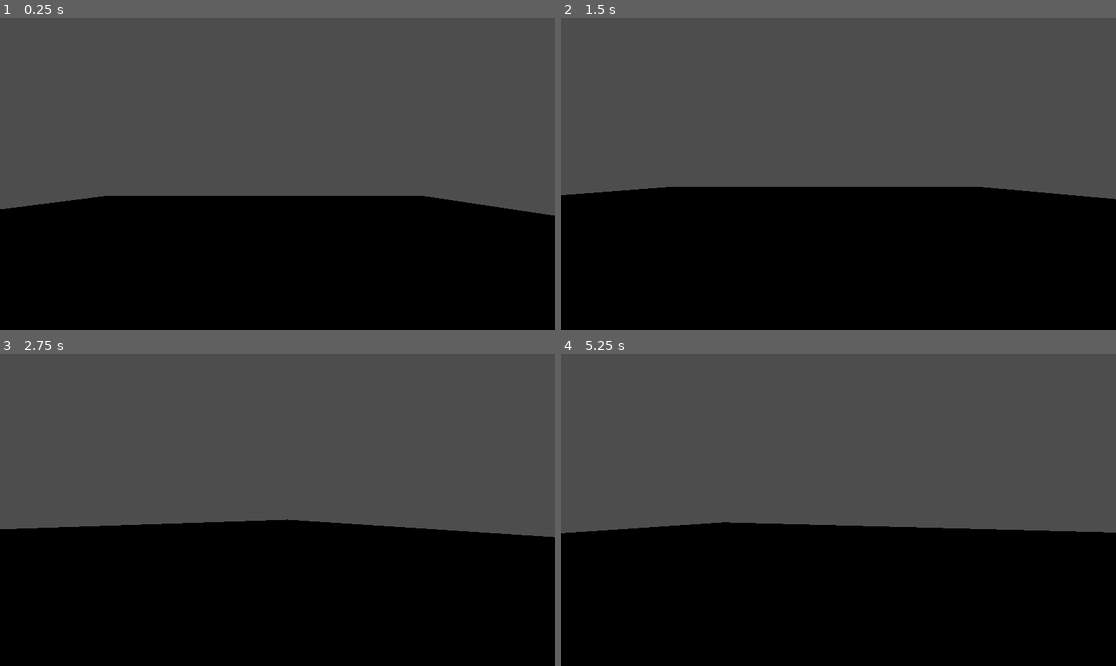
Above: before the commit, frames 1-4 (two rows, left to right).
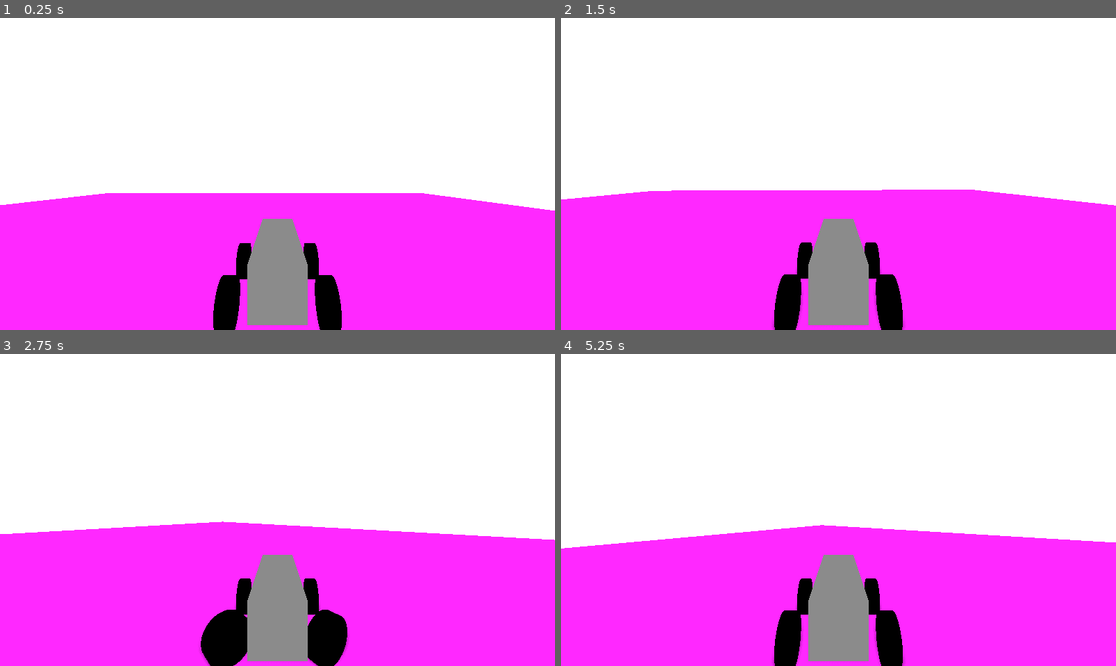
Above: after the commit, the same moments.

Repository: dmytrokadar/supermarket-exaduration
Game: Godot game, scene res://Scenes/supermarket.tscn
Two runs of this game, one before a commit and one after it. Both use one fixed random seed, a clock stepped at 60 frames per second and the inputs below.
Inputs:
- Up to frame 1 (0.25 s): no input
- Up to frame 2 (1.5 s): hold D (right) 0.53-1.28 s; tap Enter at 1.25 s; hold S (backward) from 1.28 s (still down)
- Up to frame 3 (2.75 s): tap Space at 2 s; release S (backward) at 2.03 s; hold D (right) from 2.03 s (still down)
- Up to frame 4 (5.25 s): release D (right) at 2.78 s; hold W (forward) 2.78-3.53 s; hold A (left) 3.53-5.03 s; hold S (backward) from 5.03 s (still down)

The runs differ from the first frame. In frame 1, 98% of the frame differs, in the area x 0-100%, y 0-100%; in frame 2, 98%; in frame 3, 97%; in frame 4, 98%.

Commit message:
improved vehicle movement

Diff:
--- /dev/null
+++ b/Assets/new_environment.tres
@@ -0,0 +1,8 @@
+[gd_resource type="Environment" format=3 uid="uid://c2r1ycyyotq0r"]
+
+[resource]
+background_mode = 1
+background_color = Color(1, 1, 1, 1)
+ssao_enabled = true
+sdfgi_enabled = true
+volumetric_fog_length = 500.0
--- a/Assets/player.tscn
+++ b/Assets/player.tscn
@@ -10,9 +10,14 @@
 [sub_resource type="StandardMaterial3D" id="StandardMaterial3D_tpd1a"]
 albedo_color = Color(0, 0, 0, 1)
 
+[sub_resource type="CylinderMesh" id="CylinderMesh_tpd1a"]
+material = SubResource("StandardMaterial3D_tpd1a")
+height = 0.3
+
 [node name="Player" type="VehicleBody3D" unique_id=1739713839]
 axis_lock_angular_x = true
 axis_lock_angular_z = true
+brake = 0.4
 script = ExtResource("1_tpd1a")
 
 [node name="MeshInstance3D" type="MeshInstance3D" parent="." unique_id=1200328197]
@@ -25,39 +30,59 @@
 
 [node name="VehicleWheel3D" type="VehicleWheel3D" parent="." unique_id=805692226]
 transform = Transform3D(-1, 0, -8.742278e-08, 0, 1, 0, 8.742278e-08, 0, -1, 1, 0, 1)
+brake = 0.4
+wheel_roll_influence = 0.5
+suspension_travel = 0.1
+suspension_stiffness = 200.0
+damping_compression = 5.0
+damping_relaxation = 5.0
 
-[node name="CSGCylinder3D" type="CSGCylinder3D" parent="VehicleWheel3D" unique_id=553213421]
+[node name="MeshInstance3D" type="MeshInstance3D" parent="VehicleWheel3D" unique_id=1034273742]
 transform = Transform3D(-4.371139e-08, -1, 0, 1, -4.371139e-08, 0, 0, 0, 1, 0, 0, 0)
-height = 0.37390137
-material = SubResource("StandardMaterial3D_tpd1a")
+mesh = SubResource("CylinderMesh_tpd1a")
 
 [node name="VehicleWheel3D2" type="VehicleWheel3D" parent="." unique_id=321294429]
 transform = Transform3D(-1, 0, -8.742278e-08, 0, 1, 0, 8.742278e-08, 0, -1, -1, 0, 1)
+brake = 0.4
+wheel_roll_influence = 0.5
+suspension_travel = 0.1
+suspension_stiffness = 200.0
+damping_compression = 5.0
+damping_relaxation = 5.0
 
-[node name="CSGCylinder3D2" type="CSGCylinder3D" parent="VehicleWheel3D2" unique_id=675354362]
+[node name="MeshInstance3D2" type="MeshInstance3D" parent="VehicleWheel3D2" unique_id=1056291370]
 transform = Transform3D(-4.371139e-08, -1, 0, 1, -4.371139e-08, 0, 0, 0, 1, 0, 0, 0)
-height = 0.37390137
-material = SubResource("StandardMaterial3D_tpd1a")
+mesh = SubResource("CylinderMesh_tpd1a")
 
 [node name="VehicleWheel3D3" type="VehicleWheel3D" parent="." unique_id=2138158208]
 transform = Transform3D(-1, 0, -8.742278e-08, 0, 1, 0, 8.742278e-08, 0, -1, 1, 0, -1)
+brake = 0.4
 use_as_traction = true
 use_as_steering = true
+wheel_roll_influence = 0.5
+suspension_travel = 0.1
+suspension_stiffness = 200.0
+damping_compression = 5.0
+damping_relaxation = 5.0
 
-[node name="CSGCylinder3D3" type="CSGCylinder3D" parent="VehicleWheel3D3" unique_id=1046836820]
-transform = Transform3D(4.371139e-08, 1, -8.742278e-08, 1, -4.371139e-08, 0, -3.821371e-15, -8.742278e-08, -1, 0, 0, 0)
-height = 0.37390137
-material = SubResource("StandardMaterial3D_tpd1a")
+[node name="MeshInstance3D3" type="MeshInstance3D" parent="VehicleWheel3D3" unique_id=1643872665]
+transform = Transform3D(-4.371139e-08, -1, 0, 1, -4.371139e-08, 0, 0, 0, 1, 0, 0, 0)
+mesh = SubResource("CylinderMesh_tpd1a")
 
 [node name="VehicleWheel3D4" type="VehicleWheel3D" parent="." unique_id=2139117232]
 transform = Transform3D(-1, 0, -8.742278e-08, 0, 1, 0, 8.742278e-08, 0, -1, -1, 0, -1)
+brake = 0.4
 use_as_traction = true
 use_as_steering = true
+wheel_roll_influence = 0.5
+suspension_travel = 0.1
+suspension_stiffness = 200.0
+damping_compression = 5.0
+damping_relaxation = 5.0
 
-[node name="CSGCylinder3D4" type="CSGCylinder3D" parent="VehicleWheel3D4" unique_id=1307577679]
-transform = Transform3D(4.371139e-08, 1, -8.742278e-08, 1, -4.371139e-08, 0, -3.821371e-15, -8.742278e-08, -1, 0, 0, 0)
-height = 0.37390137
-material = SubResource("StandardMaterial3D_tpd1a")
+[node name="MeshInstance3D4" type="MeshInstance3D" parent="VehicleWheel3D4" unique_id=826986418]
+transform = Transform3D(-4.371139e-08, -1, 0, 1, -4.371139e-08, 0, 0, 0, 1, 0, 0, 0)
+mesh = SubResource("CylinderMesh_tpd1a")
 
 [node name="Camera3D" type="Camera3D" parent="." unique_id=755363507]
 transform = Transform3D(-1, 0, 8.742278e-08, 0, 1, 0, -8.742278e-08, 0, -1, 2.9146784e-07, 2.4613373, -5.130166)
--- a/Scenes/supermarket.tscn
+++ b/Scenes/supermarket.tscn
@@ -1,6 +1,7 @@
 [gd_scene format=3 uid="uid://rdhc64gaccvb"]
 
 [ext_resource type="PackedScene" uid="uid://c5ilpw40yvyvw" path="res://Assets/player.tscn" id="1_lhf1g"]
+[ext_resource type="Environment" uid="uid://c2r1ycyyotq0r" path="res://Assets/new_environment.tres" id="2_ubsb6"]
 
 [sub_resource type="StandardMaterial3D" id="StandardMaterial3D_v4j6i"]
 albedo_color = Color(1, 0.16862746, 1, 1)
@@ -8,7 +9,7 @@
 [node name="Supermarket" type="Node3D" unique_id=1626774070]
 
 [node name="Player" parent="." unique_id=1739713839 instance=ExtResource("1_lhf1g")]
-transform = Transform3D(1, 0, 0, 0, 1, 0, 0, 0, 1, -2.4570453, 6.556471, -1.2591763)
+transform = Transform3D(1, 0, 0, 0, 1, 0, 0, 0, 1, -2.4570453, 6.061385, -1.2591763)
 
 [node name="CSGBox3D" type="CSGBox3D" parent="." unique_id=647759105]
 transform = Transform3D(9.12, 0, 0, 0, 9.12, 0, 0, 0, 9.12, 0, 0, 0)
@@ -16,4 +17,5 @@
 size = Vector3(6.6262207, 1, 7.0914307)
 material = SubResource("StandardMaterial3D_v4j6i")
 
-[node name="StaticBody3D" type="StaticBody3D" parent="." unique_id=1910945604]
+[node name="WorldEnvironment" type="WorldEnvironment" parent="." unique_id=1235400722]
+environment = ExtResource("2_ubsb6")
--- a/Scripts/player.gd
+++ b/Scripts/player.gd
@@ -4,5 +4,5 @@
 @export var ENGINE_POWER = 300
 
 func _physics_process(delta):
-    steering = move_toward(steering, Input.get_axis("right", "left") * MAX_STEER, delta * 10)
-    engine_force = Input. get_axis("forward", "backward") * ENGINE_POWER
+	steering = move_toward(steering, Input.get_axis("right", "left") * MAX_STEER, delta * 10)
+	engine_force = Input. get_axis("forward", "backward") * ENGINE_POWER
